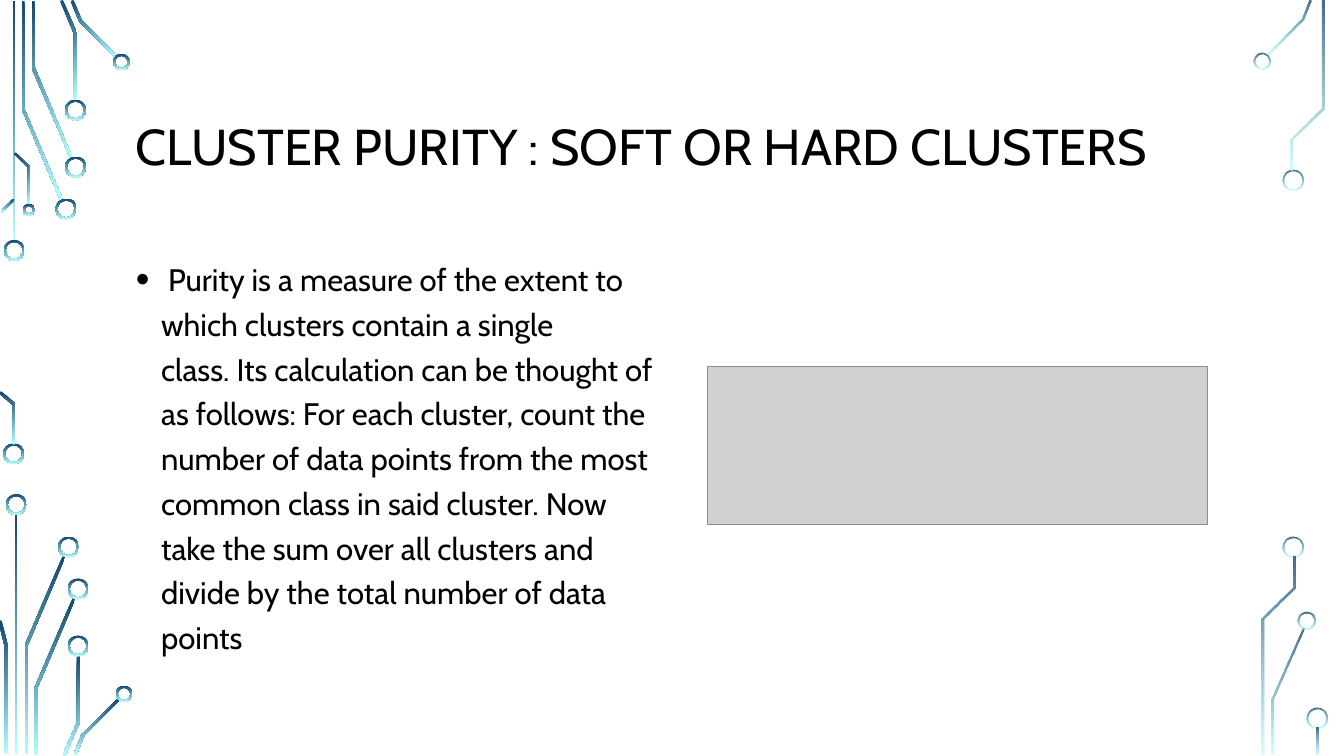
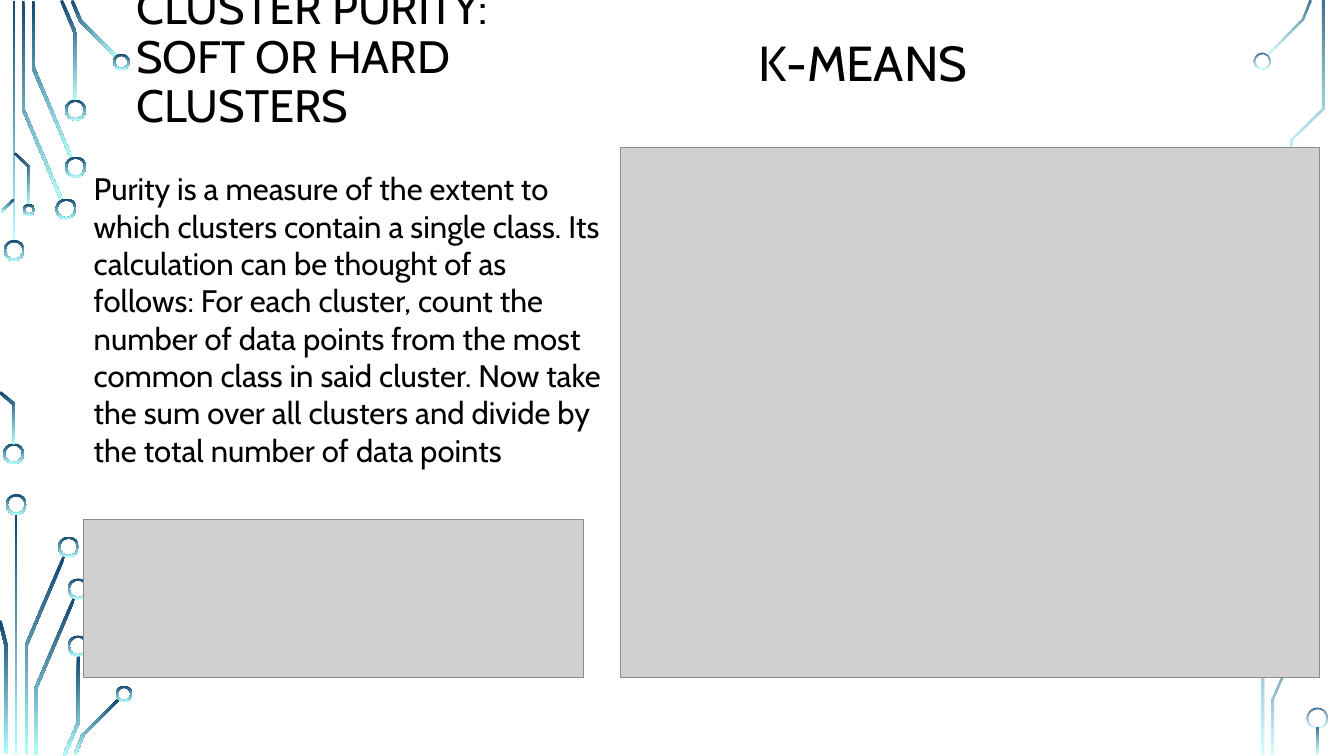
Before and after one commit to MR-KHILADI/Facial-Expression-Recognition, a slide deck: slide 5 of Final Project Draft.pptx (slide 4 before the commit). Drawn at 1344x756 pixels with LibreOffice and Linux fonts; fonts in the diff are those of the drawing; grey boxes stand for pictures; background and template pictures are left out. Boxes give left, top, right and bottom in pixels: in the first picture for what was removed or moved away, otherwise in the second. Text is boxed around its words. In the diff, an @@ line names an element or a change of style, - is before the commit and + after.

```diff
--- a/Final Project Draft.pptx
+++ b/Final Project Draft.pptx
@@ title at <box>136,0,488,123</box>: text changed; size 36 to 32.4 pt @@
-CLUSTER PURITY : SOFT OR HARD CLUSTERS
+CLUSTER PURITY:
+SOFT OR HARD CLUSTERS
@@ text added at <box>759,46,968,82</box>, 35.1 pt, text #000000 @@
+K-MEANS
@@ picture added at <box>621,148,1321,679</box> @@
@@ text "Purity is a measure of ...": place and size @@
-text "Purity is a measure of ..." at <box>161,267,652,657</box>
+text "Purity is a measure of ..." at <box>94,176,601,469</box>
@@ text "Purity is a measure of ..." at <box>94,176,601,469</box>: bullet • to none; line spacing 1.2 to 1 @@
@@ freeform shape removed at <box>1282,169,1304,191</box> @@
@@ picture: place and size @@
-picture at <box>708,367,1208,525</box>
+picture at <box>84,520,584,679</box>
@@ freeform shape removed at <box>1284,536,1305,558</box> @@
@@ freeform shape removed at <box>1299,612,1316,629</box> @@
```
Also in this commit, not shown: 9 other slides changed, 3 slides added, 1 slide removed.
